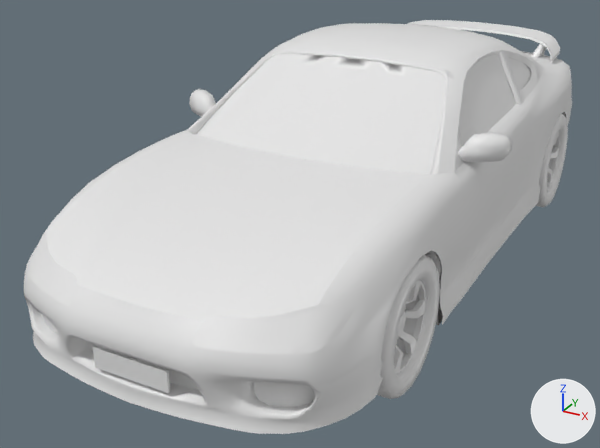
Before and after pictures for a commit that changed the FBX model Assets/Models/Cars/Nissan_Silvia_S15/Nissan_Silvia_S15_1.fbx.
Camera for both pictures: a 50 mm camera at (1.94, -4.33, 2.21) aimed at (-0.25, -0.35, 0.22). The lights are fixed; the arrows at lower right show +X, +Y and +Z. Where no turn or scale is listed for an object, it has been applied to the vertices. Vertices at the same position are counted once.

The first picture shows 'Nissan_base', 'Nissan_silvia_s15_wheel.B_L', 'Nissan_silvia_s15_wheel.F_L', 'polySurface12', 'polySurface45'.
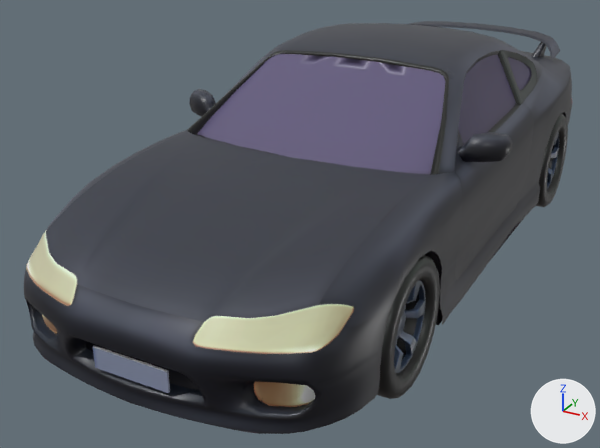
Boxes [x1, y1, x2, y2] around the edits, measured in the pictures (600 x 448 px):
'Nissan_base', surface changed (white to grey)
    both: [24, 23, 572, 390]
'polySurface45', surface changed (grey to black)
    both: [24, 98, 572, 434]
'Nissan_silvia_s15_wheel.F_L', surface changed (grey to black)
    both: [377, 255, 440, 399]
'Nissan_silvia_s15_wheel.B_L', surface changed
    both: [536, 113, 568, 207]
'polySurface12', surface changed, reshaped (white to grey)
    before: [407, 20, 560, 61]
    after: [409, 21, 560, 60]
part 1 of me_mesh_004, cut back
    before: [407, 20, 560, 61]
    after: [418, 24, 560, 60]

Diff of the bpy script that builds the scene:
```diff
--- a/Assets/Models/Cars/Nissan_Silvia_S15/Nissan_Silvia_S15_1.fbx.py
+++ b/Assets/Models/Cars/Nissan_Silvia_S15/Nissan_Silvia_S15_1.fbx.py
@@ img_nissan_albedotransparency_png @@
+img_nissan_albedotransparency_png = load_image('Nissan_AlbedoTransparency.png', 'Nissan_AlbedoTransparency.png', 2048, 2048, 'sRGB')
@@ mat_checker @@
 mat_checker = principled_material('Checker')
-mat_checker.base_color = (0.8, 0.8, 0.8)  # white #e7e7e7
+mat_checker.texture = img_nissan_albedotransparency_png
 mat_checker.roughness = 0.4
@@ me_mesh_004 @@
 # used by ob_polysurface12; location = (0.0, 1.924, 0.942)
-me_mesh_004.from_pydata(...)  # 143 vertices, 108 faces; spans x -0.664..0.664, y -0.207..0.207, z -0.102..0.102
+me_mesh_004.from_pydata(...)  # 107 vertices, 72 faces; spans x -0.664..0.664, y -0.207..0.207, z -0.102..0.1
+# me_mesh_004 part 1
+# 72 vertices are removed from x -0.664..0.664, y -0.207..0.207, z -0.056..0.102
+# 68 faces are deleted
+# 36 vertices are added at x -0.664..0.664, y -0.207..0.207, z -0.042..0.089
+# 32 new faces join them
 me_mesh_004.materials.append(mat_checker)
```
